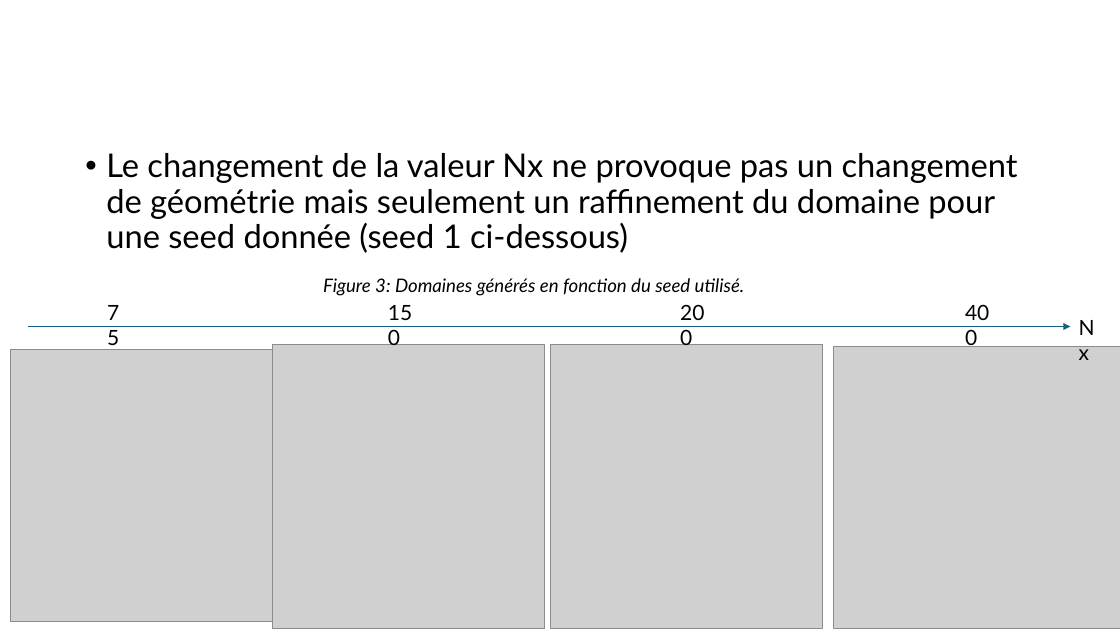
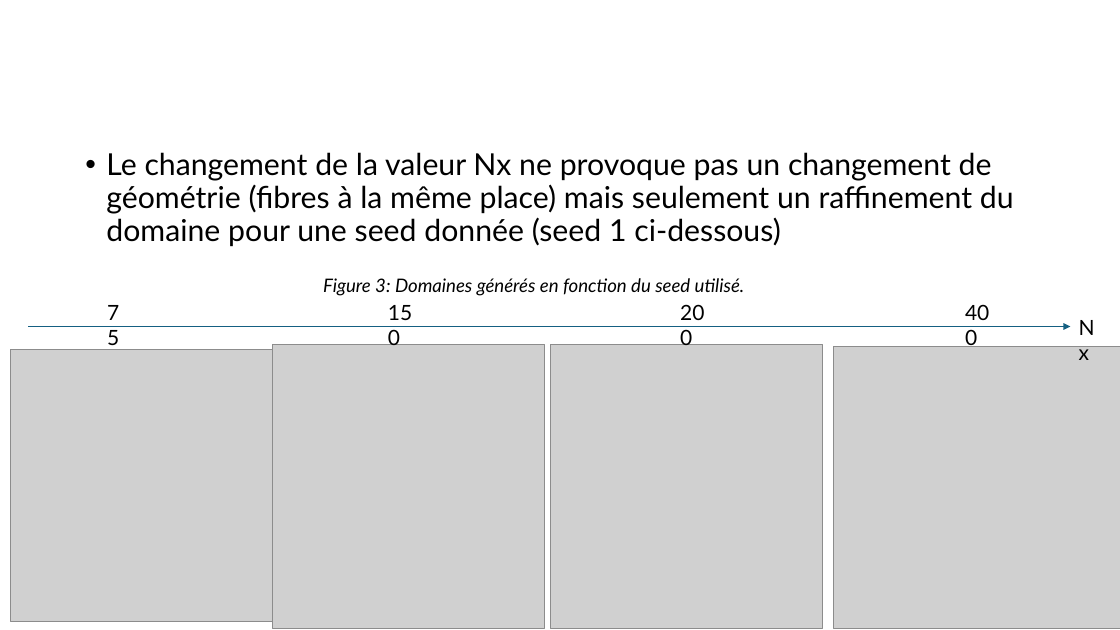
Before and after one commit to antoine-pt/MEC8211, a slide deck: slide 4 of MEC8211-Devoir3.pptx. Drawn at 1120x630 pixels with LibreOffice and Linux fonts; fonts in the diff are those of the drawing; grey boxes stand for pictures. Boxes give left, top, right and bottom in pixels: in the first picture for what was removed or moved away, otherwise in the second. Text is boxed around its words. In the diff, an @@ line names an element or a change of style, - is before the commit and + after.

```diff
--- a/MEC8211-Devoir3.pptx
+++ b/MEC8211-Devoir3.pptx
@@ text at (x1=106, y1=152, x2=1014, y2=246): text changed; size 28 to 25.9 pt @@
-• Le changement de la valeur Nx ne provoque pas un changement de géométrie mais seulement un raffinement du domaine pour une seed donnée (seed 1 ci-dessous)
+• Le changement de la valeur Nx ne provoque pas un changement de géométrie (fibres à la même place) mais seulement un raffinement du domaine pour une seed donnée (seed 1 ci-dessous)
```
Also in this commit, not shown: 3 other slides changed, 2 slides added, 2 slides removed.
